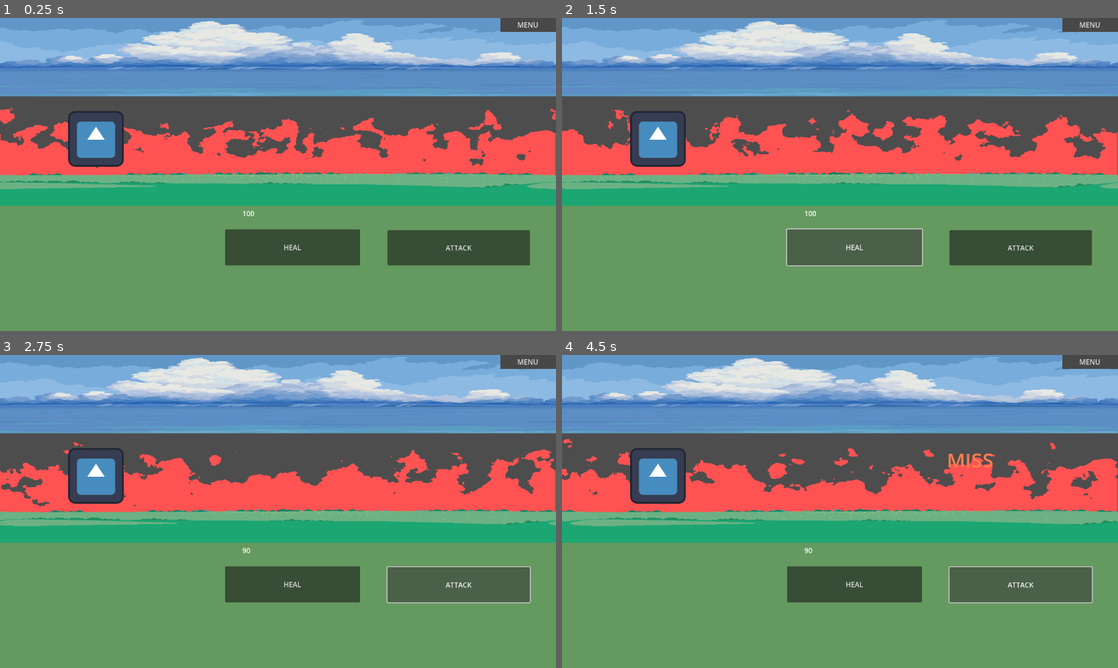
Above: before the commit, frames 1-4 (two rows, left to right).
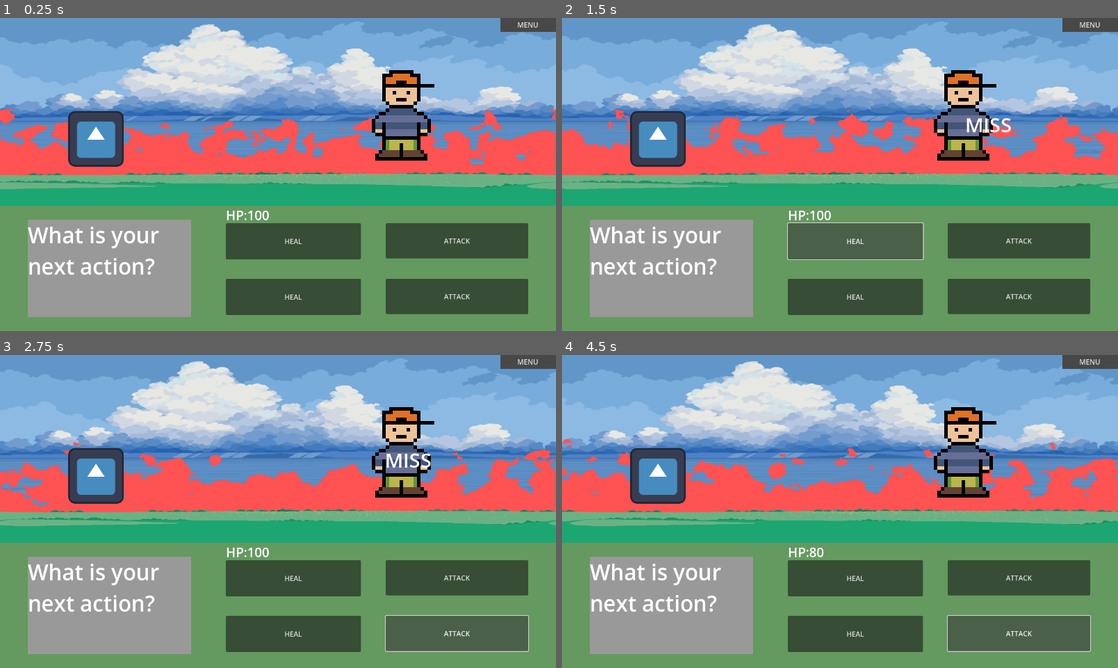
Above: after the commit, the same moments.

Repository: Geo821/Pokemon_Like_Combat_Godot
Game: Godot game, scene res://Scenes/main.tscn
Same seed, same stepped clock (60 frames per second), same inputs: the game is played once before the commit and once after it. The engine's default icon, where the game draws it, is replaced by a stand-in: a white triangle on a blue panel in a dark square.
Inputs:
- Up to frame 1 (0.25 s): no input
- Up to frame 2 (1.5 s): click "ATTACK" at 0.5 s; click "HEAL" at 1.25 s
- Up to frame 3 (2.75 s): click "ATTACK" at 2 s
- Up to frame 4 (4.5 s): click "HEAL" at 2.75 s; click "ATTACK" at 3.5 s; click "ATTACK" at 4.25 s

The runs differ from the first frame. In frame 1, 45% of the frame differs, in the area x 0-100%, y 0-96%; in frame 2, 45%; in frame 3, 45%; in frame 4, 45%.

Commit message:
update 04.04.2024 #1

Diff:
--- a/PokemonLikeGame/Scenes/main.tscn
+++ b/PokemonLikeGame/Scenes/main.tscn
@@ -4,7 +4,7 @@
 [ext_resource type="PackedScene" uid="uid://do7cyavlp0gom" path="res://Scenes/player_attacks_ui.tscn" id="2_y0vh8"]
 [ext_resource type="PackedScene" uid="uid://w23leos3suq7" path="res://Scenes/menu_ui.tscn" id="3_tcaeg"]
 
-[node name="Main" type="Node2D"]
+[node name="BattleScene" type="Node2D"]
 
 [node name="CanvasLayer" type="CanvasLayer" parent="."]
 
--- a/PokemonLikeGame/Scenes/parallax_background.tscn
+++ b/PokemonLikeGame/Scenes/parallax_background.tscn
@@ -56,7 +56,7 @@
 anchor_left = 0.5
 anchor_right = 0.5
 offset_right = 1280.0
-offset_bottom = 180.0
+offset_bottom = 360.0
 grow_horizontal = 2
 texture = ExtResource("2_qvvbs")
 expand_mode = 1
@@ -73,7 +73,7 @@
 anchor_left = 0.5
 anchor_right = 0.5
 offset_right = 1280.0
-offset_bottom = 180.0
+offset_bottom = 360.0
 grow_horizontal = 2
 expand_mode = 1
 
@@ -89,7 +89,7 @@
 anchor_left = 0.5
 anchor_right = 0.5
 offset_right = 1280.0
-offset_bottom = 180.0
+offset_bottom = 360.0
 grow_horizontal = 2
 texture = ExtResource("4_dqq6g")
 expand_mode = 1
--- a/PokemonLikeGame/Scenes/player_attacks_ui.tscn
+++ b/PokemonLikeGame/Scenes/player_attacks_ui.tscn
@@ -1,10 +1,33 @@
-[gd_scene load_steps=4 format=3 uid="uid://do7cyavlp0gom"]
+[gd_scene load_steps=8 format=3 uid="uid://do7cyavlp0gom"]
 
 [ext_resource type="Script" path="res://Scripts/player_attacks_ui.gd" id="1_013ju"]
 [ext_resource type="Texture2D" uid="uid://diojau4j2dljm" path="res://Sprites/icon.svg" id="1_l0hqp"]
+[ext_resource type="Texture2D" uid="uid://0kmup0d5b14r" path="res://Sprites/enemy1.png" id="3_0lnxn"]
+[ext_resource type="Texture2D" uid="uid://dxkotc1npaduj" path="res://Sprites/enemy2.png" id="3_bub5y"]
+
+[sub_resource type="SpriteFrames" id="SpriteFrames_fd611"]
+animations = [{
+"frames": [{
+"duration": 1.0,
+"texture": ExtResource("3_0lnxn")
+}],
+"loop": false,
+"name": &"enemy1",
+"speed": 5.0
+}, {
+"frames": [{
+"duration": 1.0,
+"texture": ExtResource("3_bub5y")
+}],
+"loop": false,
+"name": &"enemy2",
+"speed": 5.0
+}]
 
 [sub_resource type="StyleBoxFlat" id="StyleBoxFlat_a2hkb"]
 bg_color = Color(0.392157, 0.6, 0.372549, 1)
+
+[sub_resource type="StyleBoxFlat" id="StyleBoxFlat_7o5h7"]
 
 [node name="Player_Attack_UI" type="Control"]
 layout_mode = 3
@@ -14,6 +37,13 @@
 grow_horizontal = 2
 grow_vertical = 2
 script = ExtResource("1_013ju")
+
+[node name="enemy" type="AnimatedSprite2D" parent="."]
+texture_filter = 3
+position = Vector2(928, 208)
+scale = Vector2(8, 8)
+sprite_frames = SubResource("SpriteFrames_fd611")
+animation = &"enemy2"
 
 [node name="Panel" type="Panel" parent="."]
 layout_mode = 1
@@ -36,20 +66,43 @@
 anchor_top = 0.5
 anchor_right = 0.5
 anchor_bottom = 0.5
-offset_left = 252.0
-offset_top = -88.0
-offset_right = 580.0
-offset_bottom = -7.0
+offset_left = 248.0
+offset_top = -104.0
+offset_right = 576.0
+offset_bottom = -23.0
+grow_horizontal = 2
+grow_vertical = 2
+text = "ATTACK"
+
+[node name="Attack2" type="Button" parent="Panel"]
+layout_mode = 1
+anchors_preset = 8
+anchor_left = 0.5
+anchor_top = 0.5
+anchor_right = 0.5
+anchor_bottom = 0.5
+offset_left = 248.0
+offset_top = 24.0
+offset_right = 576.0
+offset_bottom = 105.0
 grow_horizontal = 2
 grow_vertical = 2
 text = "ATTACK"
 
 [node name="heal" type="Button" parent="Panel"]
 layout_mode = 0
-offset_left = 518.0
-offset_top = 54.0
-offset_right = 829.0
-offset_bottom = 137.0
+offset_left = 520.0
+offset_top = 40.0
+offset_right = 831.0
+offset_bottom = 123.0
+text = "HEAL"
+
+[node name="heal2" type="Button" parent="Panel"]
+layout_mode = 0
+offset_left = 520.0
+offset_top = 168.0
+offset_right = 831.0
+offset_bottom = 251.0
 text = "HEAL"
 
 [node name="TextureRect" type="TextureRect" parent="."]
@@ -67,14 +120,16 @@
 anchor_top = 0.5
 anchor_right = 0.5
 anchor_bottom = 0.5
-offset_left = -82.0
-offset_top = 78.0
-offset_right = 152.0
-offset_bottom = 122.0
+offset_left = -120.0
+offset_top = 72.0
+offset_right = 114.0
+offset_bottom = 116.0
 grow_horizontal = 2
 grow_vertical = 2
+theme_override_font_sizes/font_size = 30
+text = "HP: 100"
 
-[node name="miss" type="Label" parent="."]
+[node name="hit" type="Label" parent="."]
 unique_name_in_owner = true
 layout_mode = 0
 offset_left = 767.0
@@ -86,5 +141,26 @@
 horizontal_alignment = 1
 vertical_alignment = 1
 
+[node name="Panel2" type="Panel" parent="."]
+layout_mode = 0
+offset_left = 64.0
+offset_top = 464.0
+offset_right = 440.0
+offset_bottom = 688.0
+theme_override_styles/panel = SubResource("StyleBoxFlat_7o5h7")
+
+[node name="Label" type="Label" parent="Panel2"]
+layout_mode = 1
+anchors_preset = 15
+anchor_right = 1.0
+anchor_bottom = 1.0
+grow_horizontal = 2
+grow_vertical = 2
+theme_override_font_sizes/font_size = 50
+text = "What is your
+next action?"
+
 [connection signal="pressed" from="Panel/Attack" to="." method="_on_attack_pressed"]
+[connection signal="pressed" from="Panel/Attack2" to="." method="_on_attack_pressed"]
 [connection signal="pressed" from="Panel/heal" to="." method="_on_heal_pressed"]
+[connection signal="pressed" from="Panel/heal2" to="." method="_on_heal_pressed"]
--- a/PokemonLikeGame/Scripts/player_attacks_ui.gd
+++ b/PokemonLikeGame/Scripts/player_attacks_ui.gd
@@ -1,26 +1,40 @@
 extends Control
 
 @onready var hp_text = $hp_text
-@onready var miss = %miss
+@onready var hit = %hit
+
+@onready var enemy_sprite = $enemy
+
+
 func _ready():
-	miss.visible = false
+	hit.visible = false
+	enemy_sprite.play("enemy"+str(randi()%2+1))
 
 func _process(_delta):
-	hp_text.text = str(Global.hp)
-	if Global.hp == 0:
+	if Global.hp <= 0:
 		get_tree().quit()
+	hp_text.text = "HP:"+str(Global.hp)
 
 func _on_attack_pressed():
-	if (randi() % 10 + 1) > 3:
+	var chance = randi() % 100 + 1
+	if chance <= 30:
+		hit.position.x = randi_range(700, 900)
+		hit.position.y = randi_range(180, 250)
+		hit.text = "MISS"
+		#hit.add_theme_color_override("font_color",Color("coral"))
+		hit.visible = true
+		await get_tree().create_timer(1).timeout
+		hit.visible = false
+	elif chance > 90:
+		hit.position.x = randi_range(700, 900)
+		hit.position.y = randi_range(180, 250)
+		hit.text = "CRIT"
+		hit.visible = true
+		await get_tree().create_timer(1).timeout
+		hit.visible = false
+		Global.hp -= 30
+	else :
 		Global.hp -= 10
-	else :
-		miss.position.x = randi_range(700, 900)
-		miss.position.y = randi_range(180, 250)
-		miss.add_theme_color_override("font_color",Color("coral"))
-		miss.visible = true
-		await get_tree().create_timer(1).timeout
-		miss.visible = false
-
 
 
 func _on_heal_pressed():
--- a/PokemonLikeGame/project.godot
+++ b/PokemonLikeGame/project.godot
@@ -40,5 +40,6 @@
 
 [rendering]
 
+textures/canvas_textures/default_texture_filter=2
 renderer/rendering_method="gl_compatibility"
 renderer/rendering_method.mobile="gl_compatibility"
Binary file added: PokemonLikeGame/Sprites/enemy1.aseprite
Binary file added: PokemonLikeGame/Sprites/enemy1.png
Not shown, added: PokemonLikeGame/Sprites/enemy1.png.import
Binary file added: PokemonLikeGame/Sprites/enemy2.aseprite
Binary file added: PokemonLikeGame/Sprites/enemy2.png
Not shown, added: PokemonLikeGame/Sprites/enemy2.png.import
